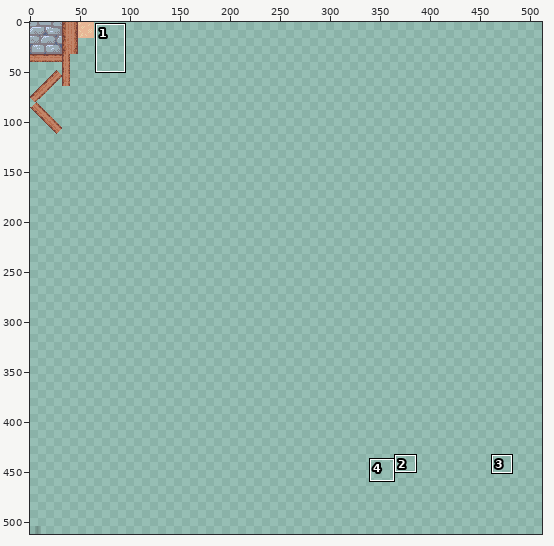
A sprite sheet gets an edit: assets/images/town-tiles.png. The picture above shows the old version from afar; the outline marks the close-up.
Close-up. First the earlier version:
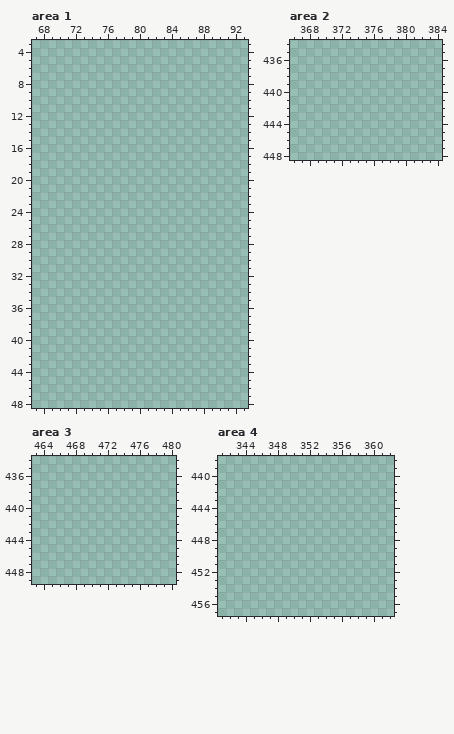
The file is 512x512 pixels. Pixels under 10% opacity are left out. Colours within 5 levels of each other are drawn and written as one. Shown: area 1: x 67..93, y 3..48; area 2: x 366..384, y 434..448; area 3: x 463..480, y 434..449; area 4: x 341..362, y 438..457. The commit also changed other parts of the picture, which this record leaves out.
Palette (. is transparent): 
The result:
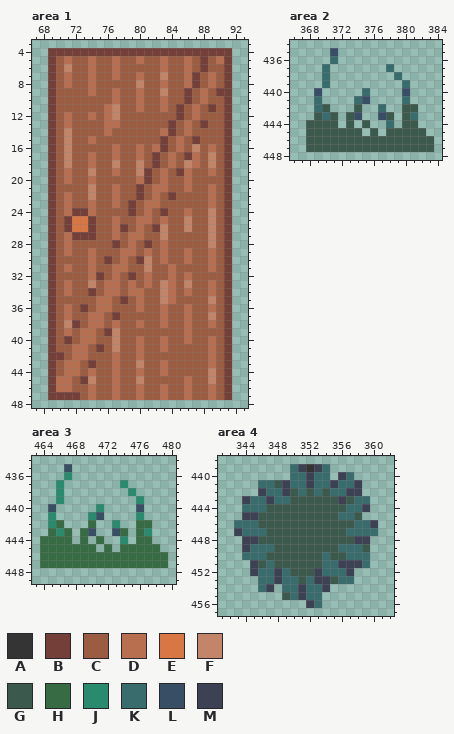
Colours new in this view: A #343434  B #743f39  C #9b5c41  D #b86f50  E #d87644  F #c28569  G #3c594d  H #366b44  J #298a6e  K #386c6d  L #384e65  M #3c4154
The edit:
Area 1:
y 4: x 69..91 ....................... -> BBBBBBBBBBBBBBBBBBBBBBB
y 5: x 69..91 ....................... -> BCDCCDCCDCCDCCDCCDCBCDB
y 6: x 69..91 ....................... -> BCFCCDCCDCCCCCDCCDCBCCB
y 7: x 69..91 ....................... -> BCDCCDCCDCCDCCFCCDBCDCB
y 8: x 69..91 ....................... -> BCDCCDCCCCCFCCDCCDBCDCB
y 9: x 69..91 ....................... -> BCCCCDCCDCCDCCFCCBCDCBB
y 10: x 69..91 ....................... -> BCCCCCCCDCCDCCDCCBCDCCB
y 11: x 69..91 ....................... -> BCCCCCCDFCCDCCDCBCDCBCB
y 12: x 69..91 ....................... -> BCDCCDCDFCCCCCCCBCDCCCB
y 13: x 69..91 ....................... -> BCDCCCCDDCCCCCCBCDCBCCB
y 14: x 69..91 ....................... -> BCFCCCCDCCCCCCDBCDCCCCB
y 15: x 69..91 ....................... -> BCFCCDCCCCCCCCBCDCBCCCB
y 16: x 69..91 ....................... -> BCFCCCCCDCCDCDBCDCFCDCB
y 17: x 69..91 ....................... -> BCFCCDCCDCCDCBCDCBDCFCB
y 18: x 69..91 ....................... -> BCFCCDCCFCCFCBCDCFDCFCB
y 19: x 69..91 ....................... -> BCDCCFCCDCCFBCDCBDCCDCB
y 20: x 69..91 ....................... -> BCDCCDCCCCCDBCDCCDCCCCB
y 21: x 69..91 ....................... -> BCCCCFCCDCCBCDDCCDCCDCB
y 22: x 69..91 ....................... -> BCDCCFCCDCCBCDCBCCCCDCB
y 23: x 69..91 ....................... -> BCDCCDCCDCBCDDCCCCCCDCB
y 24: x 69..91 ....................... -> BCDBBDCCCCBCDCBCCDCCFCB
y 25: x 69..91 ....................... -> BCBEEBCCDCCDDCDCCFCCFCB
y 26: x 69..91 ....................... -> BCBEEBCCDBCDCBFCCFCCFCB
y 27: x 69..91 ....................... -> BCDBBBCCDCDDCCFCCCCCFCB
y 28: x 69..91 ....................... -> BCDCCCCCBCDCBCDCCCCCFCB
y 29: x 69..91 ....................... -> BCDCCDCCCDDCDCDCCDCCDCB
y 30: x 69..91 ....................... -> BCCCCDCBCDCBFCDCCDCCDCB
y 31: x 69..91 ....................... -> BCDCCDCCDDCCFCCDCCCCDCB
y 32: x 69..91 ....................... -> BCCCCDBCDCBCDCCDCDCCCCB
y 33: x 69..91 ....................... -> BCDCCFCDDCDCDCFDCFCCDCB
y 34: x 69..91 ....................... -> BCDCCBCDDCDDCCFDCDCCDCB
y 35: x 69..91 ....................... -> BCCCCCDDCBCDCCFDCCCCFCB
y 36: x 69..91 ....................... -> BCDCBCDDCCCDCCDCCDCCDCB
y 37: x 69..91 ....................... -> BCDCCDDCBCCCCCDCCDCCFCB
y 38: x 69..91 ....................... -> BCFBCDDCDCCDCCDCCDCCDCB
y 39: x 69..91 ....................... -> BCDCDDCBFCCCCCCCCDCCCCB
y 40: x 69..91 ....................... -> BCBCDDCCFCCDCCDCCDCCDCB
y 41: x 69..91 ....................... -> BCCDDCBCFCCDCCDCCCCCDCB
y 42: x 69..91 ....................... -> BBCDDCCCDCCDCCCCCCCCDCB
y 43: x 69..91 ....................... -> BCDDCBCCDCCFCCDCCCCCDCB
y 44: x 69..91 ....................... -> BCDDCDCCDCCDCCDCCCCCFCB
y 45: x 69..91 ....................... -> BDDCBFCCDCCFCCCCCDCCFCB
y 46: x 69..91 ....................... -> BDDCCDCCDCCDCCDCCDCCDCB
y 47: x 69..91 ....................... -> BBBBCDCCDCCDCCDCCDCCDCB
Area 2:
y 435: x 371 . -> L
y 436: x 371 . -> K
y 437: x 370 . -> K; x 378 . -> K
y 438: x 370 . -> K; x 379 . -> K
y 439: x 370 . -> K; x 380 . -> K
y 440: x 369 . -> L; x 375 . -> K; x 380 . -> L
y 441: x 369 . -> K; x 374..375 .. -> KL; x 380 . -> K
y 442: x 369..370 .. -> KG; x 374 . -> G; x 377 . -> K; x 380..381 .. -> GG
y 443: x 369..371 ... -> GKG; x 373..374 .. -> GL; x 377..378 .. -> LG; x 380..381 .. -> GK
y 444: x 368..371 .... -> GGGG; x 373 . -> G; x 375 . -> G; x 378 . -> K; x 380..381 .. -> GG
y 445: x 368..374 ....... -> GGGGGGG; x 376 . -> G; x 378..382 ..... -> GGGGG
y 446..447: x 368..383 ................ -> GGGGGGGGGGGGGGGG
Area 3:
y 435: x 467 . -> L
y 436: x 467 . -> J
y 437: x 466 . -> J; x 474 . -> J
y 438: x 466 . -> J; x 475 . -> J
y 439: x 466 . -> J; x 476 . -> J
y 440: x 465 . -> L; x 471 . -> J; x 476 . -> L
y 441: x 465 . -> J; x 470..471 .. -> JL; x 476 . -> J
y 442: x 465..466 .. -> JH; x 470 . -> H; x 473 . -> J; x 476..477 .. -> HH
y 443: x 465..467 ... -> HJH; x 469..470 .. -> HL; x 473..474 .. -> LH; x 476..477 .. -> HJ
y 444: x 464..467 .... -> HHHH; x 469 . -> H; x 471 . -> H; x 474 . -> J; x 476..477 .. -> HH
y 445: x 464..470 ....... -> HHHHHHH; x 472 . -> H; x 474..478 ..... -> HHHHH
y 446..447: x 464..479 ................ -> HHHHHHHHHHHHHHHH
Area 4:
y 439: x 350..354 ..... -> KMAMK
y 440: x 350..354 ..... -> KKMKK; x 356..357 .. -> MK
y 441: x 346..358 ............. -> KKGMKKMKKMKKM
y 442: x 346..358 ............. -> MKKMGKGKGKKMM
y 443: x 344..359 ................ -> MKKMKKGGGGGGMGKK
y 444: x 344..359 ................ -> KKKGGGGGGGGGGKKM
y 445: x 344..358 ............... -> MMGGGGGGGGGGKKG
y 446: x 343..360 .................. -> KKKGGGGGGGGGGGGKKM
y 447: x 343..360 .................. -> MKKKGGGGGGGGGGKKKK
y 448: x 344..359 ................ -> MMGGGGGGGGGGGGMM
y 449: x 344..359 ................ -> MKKKGGGGGGGGKKKG
y 450: x 344..359 ................ -> KKKGGGGGGGKGGKKK
y 451: x 345..359 ............... -> MGKGGGGGGKKMMMK
y 452: x 345..357 ............. -> MKKMKGGGMKKKM
y 453: x 346..357 ............ -> KKMKKGKMMGKK
y 454: x 346..347 .. -> KM; x 349..354 ...... -> KKMKKM
y 455: x 349..353 ..... -> GKMKK
y 456: x 352..353 .. -> MK
Pixel boxes of the changes (left, top, right, bottom) in both close-ups:
added: (48, 48, 232, 400)
added: (306, 48, 434, 152)
added: (40, 464, 168, 568)
added: (234, 464, 378, 608)
